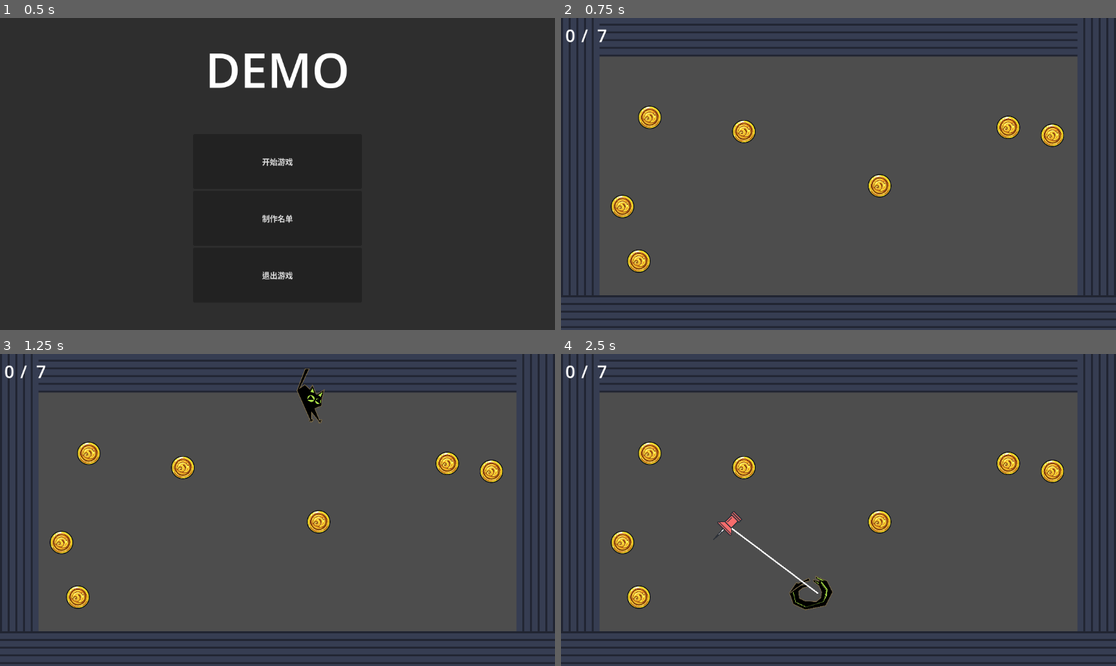
Above: before the commit, frames 1-4 (two rows, left to right).
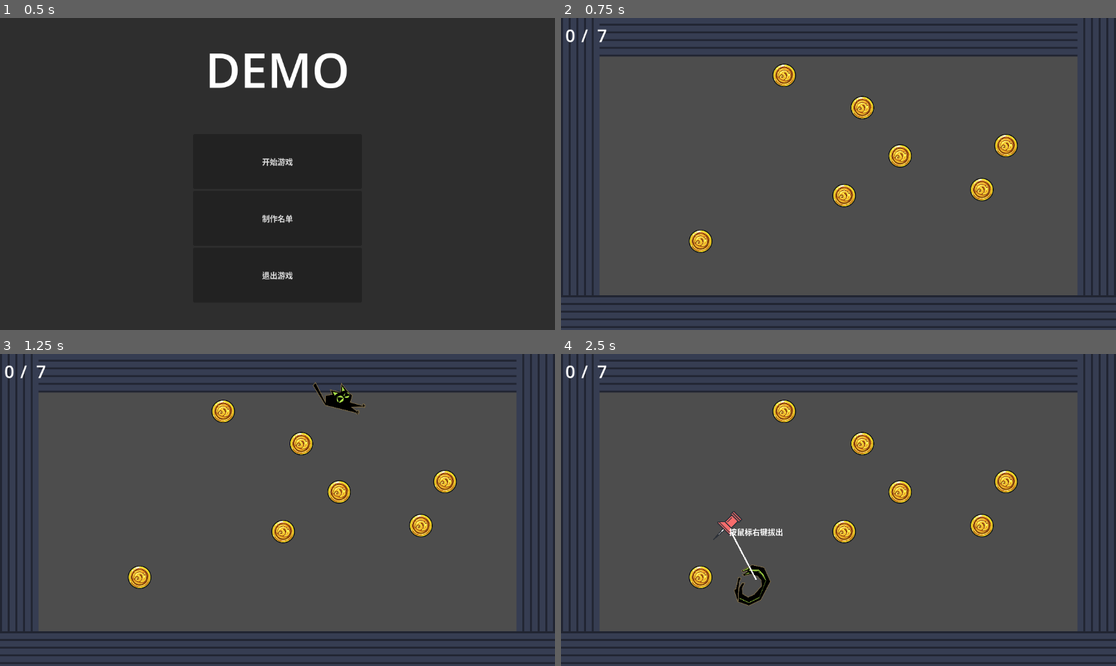
Above: after the commit, the same moments.

Repository: OVOAOVO/hajimi
Game: Godot game, scene res://level/开始界面.tscn
Two runs of this game, one before a commit and one after it. Both use one fixed random seed, a clock stepped at 60 frames per second and the inputs below. The engine's default icon, where the game draws it, is replaced by a stand-in: a white triangle on a blue panel in a dark square.
Inputs (mouse positions are in pixels of both pictures, inside the frame that each line leads up to):
- Up to frame 1 (0.5 s): no input
- Up to frame 2 (0.75 s): click "开始游戏" at 0.5 s
- Up to frame 3 (1.25 s): no input
- Up to frame 4 (2.5 s): tap Enter at 1.25 s; move the mouse to (960, 494) at 1.27 s; click (960, 494) at 1.42 s; move the mouse to (727, 525) at 2.02 s; click (727, 525) at 2.17 s

Frame 1 is identical in both runs. In frame 2, 3.5% of the frame differs, in the area x 8-91%, y 14-82%; in frame 3, 4.2%; in frame 4, 4.6%, in the area x 8-91%, y 14-83%.

Commit message:
第一次运行提示

Diff:
--- a/level/game1.tscn
+++ b/level/game1.tscn
@@ -1,16 +1,17 @@
 [gd_scene format=3 uid="uid://bgsr0iywlonv2"]
 
-[ext_resource type="Script" uid="uid://dfoo6pntfo23e" path="res://scripts/CoreLogic.gd" id="1_dquaa"]
+[ext_resource type="Script" uid="uid://c1ppcsdofop8r" path="res://scripts/CoreLogicFirst.gd" id="1_pfaae"]
 [ext_resource type="PackedScene" uid="uid://c11lsej2wglye" path="res://prefab/cat.tscn" id="2_mxirh"]
 [ext_resource type="PackedScene" uid="uid://c48sunbtl2f8y" path="res://prefab/map.tscn" id="3_ie7yk"]
 [ext_resource type="PackedScene" uid="uid://dig1ptu56oqdy" path="res://prefab/pin.tscn" id="4_mxirh"]
 [ext_resource type="PackedScene" uid="uid://ytuhgoau7n13" path="res://prefab/coin.tscn" id="5_ie7yk"]
+[ext_resource type="PackedScene" uid="uid://dd2admamutgyk" path="res://level/第一次运行提示.tscn" id="6_e6icd"]
 [ext_resource type="PackedScene" uid="uid://bxuxqhdboqiat" path="res://prefab/countPanel.tscn" id="6_fjfph"]
 [ext_resource type="PackedScene" uid="uid://bm3qe0sgoqhpu" path="res://level/暂停界面.tscn" id="7_x1dfo"]
 [ext_resource type="PackedScene" uid="uid://rbsjbm3rd6fn" path="res://level/结算界面.tscn" id="8_pfaae"]
 
 [node name="Game1" type="Node2D" unique_id=180356448 node_paths=PackedStringArray("tile_map")]
-script = ExtResource("1_dquaa")
+script = ExtResource("1_pfaae")
 cat_scene = ExtResource("2_mxirh")
 pin_scene = ExtResource("4_mxirh")
 coin_scene = ExtResource("5_ie7yk")
@@ -24,6 +25,9 @@
 [node name="Map" parent="." unique_id=1224135724 instance=ExtResource("3_ie7yk")]
 
 [node name="CanvasLayer" type="CanvasLayer" parent="." unique_id=1069455945]
+
+[node name="第一次运行提示" parent="CanvasLayer" unique_id=550227052 instance=ExtResource("6_e6icd")]
+visible = false
 
 [node name="CountPanel" parent="CanvasLayer" unique_id=1512344246 instance=ExtResource("6_fjfph")]
 offset_left = 9.0
--- /dev/null
+++ b/level/第一次运行提示.tscn
@@ -0,0 +1,23 @@
+[gd_scene format=3 uid="uid://dd2admamutgyk"]
+
+[node name="第一次运行提示" type="Control" unique_id=550227052]
+layout_mode = 3
+anchors_preset = 15
+anchor_right = 1.0
+anchor_bottom = 1.0
+grow_horizontal = 2
+grow_vertical = 2
+
+[node name="插入点" type="Label" parent="." unique_id=1264843992]
+visible = false
+layout_mode = 0
+offset_right = 40.0
+offset_bottom = 23.0
+text = "按鼠标左键插入锚点"
+
+[node name="拔出点" type="Label" parent="." unique_id=644895963]
+visible = false
+layout_mode = 0
+offset_right = 40.0
+offset_bottom = 23.0
+text = "按鼠标右键拔出"
--- /dev/null
+++ b/scripts/CoreLogicFirst.gd
@@ -0,0 +1,433 @@
+extends Node2D
+
+# ============================================================
+# 地图边界（世界坐标）
+# ============================================================
+const MAP_LEFT: float = 0.0
+const MAP_RIGHT: float = 1152.0
+const MAP_TOP: float = 0.0
+const MAP_BOTTOM: float = 648.0
+
+# 在地图外多远处生成
+const SPAWN_MARGIN: float = 120.0
+
+# ============================================================
+# 可配置参数
+# ============================================================
+@export var cat_scene: PackedScene          # 要生成的猫场景
+@export var pin_scene: PackedScene          # Pin 场景
+@export var coin_scene: PackedScene         # 金币场景
+@export var throw_duration: float = 1.0     # 投掷飞行时间（秒）
+@export var coin_count: int = 15            # 随机撒的金币数量
+@export var coin_margin: float = 40.0       # 金币离地图边缘的最小距离
+@export var tile_map: TileMapLayer = null   # 地图 TileMapLayer 引用
+# UI Label 引用（在 _ready 中自动查找）
+var _current_value_label: Label = null
+var _max_value_label: Label = null
+# 第一次运行提示引用
+var _first_tip_control: Control = null
+var _insert_label: Label = null
+var _remove_label: Label = null
+var _first_landing_done: bool = false
+var _pin_placed_once: bool = false
+
+# 重力（与 Cat.gd 保持一致）
+const GRAVITY: float = 980.0
+
+# 屏幕中心点（地图 1152×648 的正中央）
+const SCREEN_CENTER := Vector2(576.0, 324.0)
+
+# 当前唯一的 Pin 实例
+var _current_pin: Node2D = null
+# 投掷生成的猫引用（用于连线）
+var _current_cat: Node2D = null
+# 连线节点
+var _line: Line2D = null
+# 当前存活金币数量
+var _coin_alive_count: int = 0
+# 是否允许玩家输入（投掷动画结束后才开启）
+var _input_enabled: bool = false
+
+
+# ============================================================
+# 生命周期
+# ============================================================
+
+func _ready() -> void:
+	# 如果没在编辑器中指定 cat_scene，尝试自动加载
+	if cat_scene == null:
+		cat_scene = preload("res://prefab/cat.tscn")
+	if pin_scene == null:
+		pin_scene = preload("res://prefab/pin.tscn")
+	if coin_scene == null:
+		coin_scene = preload("res://prefab/coin.tscn")
+
+	# 从 CountPanel 场景中查找 UI Label
+	var panel := $CanvasLayer/CountPanel/BoxContainer
+	if panel:
+		_current_value_label = panel.get_node_or_null("currentValue")
+		_max_value_label = panel.get_node_or_null("maxValue")
+
+	# 获取第一次运行提示的引用
+	_first_tip_control = $CanvasLayer.get_node_or_null("第一次运行提示")
+	if _first_tip_control:
+		_insert_label = _first_tip_control.get_node_or_null("插入点")
+		_remove_label = _first_tip_control.get_node_or_null("拔出点")
+
+	# 随机撒金币
+	_spawn_coins()
+	# 设置 UI 最大值
+	if _max_value_label:
+		_max_value_label.text = str(coin_count)
+
+	# 只生成一次，扔向屏幕中心
+	spawn_and_throw_to_center()
+
+
+func _process(delta: float) -> void:
+	_update_line()
+	_update_first_tip()
+
+
+func _input(event: InputEvent) -> void:
+	# ESC 切换暂停界面显示/隐藏
+	if event is InputEventKey and event.pressed and event.keycode == KEY_ESCAPE:
+		var pause_panel := $CanvasLayer.get_node_or_null("暂停界面")
+		if pause_panel:
+			pause_panel.visible = not pause_panel.visible
+			get_tree().paused = pause_panel.visible
+		return
+
+	if not _input_enabled:
+		return
+	if event is InputEventMouseButton and event.pressed:
+		if event.button_index == MOUSE_BUTTON_LEFT:
+			# 左键：没有 Pin 时才创建新的
+			if _current_pin == null:
+				_place_pin(get_global_mouse_position())
+		elif event.button_index == MOUSE_BUTTON_RIGHT:
+			# 右键：删除 Pin，猫恢复自由弹跳
+			_remove_pin()
+
+
+# ============================================================
+# 公开方法
+# ============================================================
+
+## 生成一只猫，从地图外侧随机位置扔向屏幕中心
+func spawn_and_throw_to_center() -> Node2D:
+	return spawn_and_throw_to(_random_edge_spawn_pos(), SCREEN_CENTER)
+
+
+## 在指定地图外侧位置生成一只猫并扔向目标点
+func spawn_and_throw_to(spawn_pos: Vector2, target_pos: Vector2) -> Node2D:
+	if cat_scene == null:
+		push_error("CoreLogic: cat_scene 未设置！")
+		return null
+
+	var cat: Node2D = cat_scene.instantiate()
+	add_child(cat)
+	cat.position = spawn_pos
+
+	# 记录猫的引用，用于连线
+	_current_cat = cat
+
+	# 创建连线节点
+	if _line == null:
+		_line = Line2D.new()
+		_line.width = 3.0
+		_line.default_color = Color.WHITE
+		add_child(_line)
+
+	# 给 CharacterBody2D 挂载物理脚本，投掷期间先禁用
+	var body := cat.get_node_or_null("CharacterBody2D")
+	if body != null:
+		body.set_script(preload("res://scripts/CatController.gd"))
+		body.set_physics_process(false)
+
+	# 启动投掷动画，传入 body 以便结束后启用物理
+	_animate_throw(cat, body, spawn_pos, target_pos)
+	return cat
+
+
+# ============================================================
+# 内部方法
+# ============================================================
+
+## 在鼠标点击位置放置 Pin（始终只有一个，每次点击移位置）
+func _place_pin(at_position: Vector2) -> void:
+	if pin_scene == null:
+		return
+	if _current_pin == null:
+		_current_pin = pin_scene.instantiate()
+		add_child(_current_pin)
+	_current_pin.position = at_position
+
+	# 第一次放置 Pin：切换提示文字
+	if not _pin_placed_once:
+		_pin_placed_once = true
+		if _insert_label:
+			_insert_label.visible = false
+		if _remove_label:
+			_remove_label.visible = true
+
+	# 让猫绕 Pin 做圆周运动
+	_start_orbit_on_cat(at_position)
+
+
+## 删除 Pin，猫恢复自由弹跳
+func _remove_pin() -> void:
+	if _current_pin == null:
+		return
+	_current_pin.queue_free()
+	_current_pin = null
+
+	# 关闭所有提示
+	if _insert_label:
+		_insert_label.visible = false
+	if _remove_label:
+		_remove_label.visible = false
+	if _first_tip_control:
+		_first_tip_control.visible = false
+
+	# 猫恢复自由弹跳
+	_stop_orbit_on_cat()
+
+
+## 让猫开始/更新圆周运动，绕 center 旋转
+func _start_orbit_on_cat(center: Vector2) -> void:
+	if _current_cat == null or not is_instance_valid(_current_cat):
+		return
+	var body := _current_cat.get_node_or_null("CharacterBody2D")
+	if body == null:
+		return
+
+	if body.get("_orbiting"):
+		# 已经在绕圈，只更新中心
+		body.update_orbit_center(center)
+	else:
+		# 开始绕圈
+		body.start_orbit(center)
+
+
+## 让猫停止圆周运动，恢复自由弹跳
+func _stop_orbit_on_cat() -> void:
+	if _current_cat == null or not is_instance_valid(_current_cat):
+		return
+	var body := _current_cat.get_node_or_null("CharacterBody2D")
+	if body == null:
+		return
+	if body.get("_orbiting"):
+		body.stop_orbit()
+
+
+## 更新第一次运行提示位置：插入点/拔出点 Label 跟随猫上方 100px，不旋转
+func _update_first_tip() -> void:
+	if _current_cat == null or not is_instance_valid(_current_cat):
+		return
+	var body := _current_cat.get_node_or_null("CharacterBody2D")
+	if body == null:
+		return
+	# 只在物理启用后（猫已落地）才显示提示
+	if not body.is_physics_processing():
+		return
+	# 第一次落地时显示
+	if not _first_landing_done:
+		_first_landing_done = true
+		if _first_tip_control:
+			_first_tip_control.visible = true
+		if _insert_label:
+			_insert_label.visible = true
+
+	# 世界坐标 → 屏幕坐标
+	var cat_world_pos: Vector2 = body.global_position
+	var screen_pos := _world_to_screen(cat_world_pos)
+
+	# 将 Label 放在猫上方 100px，水平居中于猫
+	if _insert_label and _insert_label.visible:
+		_insert_label.position = screen_pos + Vector2.UP * 100 - _insert_label.size / 2.0
+	if _remove_label and _remove_label.visible:
+		_remove_label.position = screen_pos + Vector2.UP * 100 - _remove_label.size / 2.0
+
+## 世界坐标转屏幕坐标（CanvasLayer Control 坐标系）
+func _world_to_screen(world_pos: Vector2) -> Vector2:
+	var camera := get_viewport().get_camera_2d()
+	if camera == null:
+		return world_pos
+	var viewport_center := get_viewport().get_visible_rect().size / 2.0
+	var camera_center := camera.global_position + camera.offset
+	return world_pos - camera_center + viewport_center
+
+## 更新 Pin 到 Cat 的连线
+func _update_line() -> void:
+	if _line == null or _current_pin == null or _current_cat == null:
+		if _line != null:
+			_line.clear_points()
+		return
+	if not is_instance_valid(_current_cat):
+		_line.clear_points()
+		_current_cat = null
+		return
+
+	# 获取 Cat 的 CharacterBody2D 世界位置（物理体才是实际位置）
+	var body := _current_cat.get_node_or_null("CharacterBody2D")
+	var cat_pos: Vector2
+	if body != null:
+		cat_pos = body.global_position
+	else:
+		cat_pos = _current_cat.global_position
+
+	_line.clear_points()
+	_line.add_point(_current_pin.position)
+	_line.add_point(cat_pos)
+
+
+## 在地图内随机撒金币（避开 TileMapLayer 的物理碰撞区域）
+func _spawn_coins() -> void:
+	if coin_scene == null:
+		return
+	for i in range(coin_count):
+		var coin: Node2D = coin_scene.instantiate()
+		add_child(coin)
+		coin.position = _find_valid_coin_position()
+		# 连接 Area2D 的 body_entered 信号，猫碰到金币就消失
+		var area: Area2D = coin.get_node_or_null("Area2D")
+		if area:
+			area.body_entered.connect(_on_coin_body_entered.bind(coin))
+	_coin_alive_count = coin_count
+	_update_coin_ui()
+
+
+## 寻找一个不在 TileMapLayer 碰撞区域内的随机金币位置
+func _find_valid_coin_position() -> Vector2:
+	const MAX_ATTEMPTS := 100
+	for _attempt in range(MAX_ATTEMPTS):
+		var pos := Vector2(
+			randf_range(MAP_LEFT + coin_margin, MAP_RIGHT - coin_margin),
+			randf_range(MAP_TOP + coin_margin, MAP_BOTTOM - coin_margin)
+		)
+		if _is_position_free(pos):
+			return pos
+	# 兜底：返回最后一次随机位置（即使可能被占用）
+	return Vector2(
+		randf_range(MAP_LEFT + coin_margin, MAP_RIGHT - coin_margin),
+		randf_range(MAP_TOP + coin_margin, MAP_BOTTOM - coin_margin)
+	)
+
+
+## 检查某个世界坐标位置是否没有 TileMapLayer 物理碰撞
+func _is_position_free(world_pos: Vector2) -> bool:
+	if tile_map == null:
+		return true
+	var tile_coords := tile_map.local_to_map(world_pos)
+	var tile_data := tile_map.get_cell_tile_data(tile_coords)
+	if tile_data == null:
+		return true
+	# physics_layer 0 有碰撞多边形 → 该位置被占用
+	return tile_data.get_collision_polygons_count(0) == 0
+
+
+## 刷新金币 UI（已收集数量 / 总数量）
+func _update_coin_ui() -> void:
+	if _current_value_label:
+		_current_value_label.text = str(coin_count - _coin_alive_count)
+
+
+## 显示结算界面并暂停游戏
+func _show_settlement() -> void:
+	var settlement := $CanvasLayer.get_node_or_null("结算界面")
+	if settlement:
+		settlement.process_mode = Node.PROCESS_MODE_WHEN_PAUSED
+		settlement.visible = true
+		get_tree().paused = true
+
+
+## 猫碰到金币时触发，让金币消失（仅在圆周旋转模式下生效）
+func _on_coin_body_entered(body: Node2D, coin: Node2D) -> void:
+	if _current_cat == null or not is_instance_valid(_current_cat):
+		return
+	var cat_body := _current_cat.get_node_or_null("CharacterBody2D")
+	if body != cat_body or not is_instance_valid(coin):
+		return
+	# 只有在圆周运动（_orbiting == true）时才吃掉金币
+	if not cat_body.get("_orbiting"):
+		return
+	coin.queue_free()
+	_coin_alive_count -= 1
+	_update_coin_ui()
+	# 金币吃完了 → 显示结算界面并暂停
+	if _coin_alive_count <= 0:
+		_show_settlement()
+
+
+## 随机选择地图四条边之一的外侧位置
+func _random_edge_spawn_pos() -> Vector2:
+	var edge := randi() % 4
+	match edge:
+		0: # 上方
+			return Vector2(
+				randf_range(MAP_LEFT, MAP_RIGHT),
+				MAP_TOP - randf_range(SPAWN_MARGIN * 0.5, SPAWN_MARGIN)
+			)
+		1: # 下方
+			return Vector2(
+				randf_range(MAP_LEFT, MAP_RIGHT),
+				MAP_BOTTOM + randf_range(SPAWN_MARGIN * 0.5, SPAWN_MARGIN)
+			)
+		2: # 左侧
+			return Vector2(
+				MAP_LEFT - randf_range(SPAWN_MARGIN * 0.5, SPAWN_MARGIN),
+				randf_range(MAP_TOP, MAP_BOTTOM)
+			)
+		_: # 右侧
+			return Vector2(
+				MAP_RIGHT + randf_range(SPAWN_MARGIN * 0.5, SPAWN_MARGIN),
+				randf_range(MAP_TOP, MAP_BOTTOM)
+			)
+
+
+## 使用 Tween 播放抛体投掷动画，落地后自动启用物理
+func _animate_throw(cat: Node2D, body: Node2D, from: Vector2, to: Vector2) -> void:
+	var T := throw_duration
+
+	# 抛体运动：计算初速度，使猫在 T 秒后到达目标点
+	# x(t) = x0 + vx * t
+	# y(t) = y0 + vy * t + 0.5 * g * t²
+	var vx := (to.x - from.x) / T
+	var vy := (to.y - from.y - 0.5 * GRAVITY * T * T) / T
+
+	var tween := create_tween()
+	tween.set_parallel(true)
+	tween.set_trans(Tween.TRANS_LINEAR)
+
+	# 用抛体公式逐帧更新位置（自动形成真实抛物线）
+	tween.tween_method(
+		func(t: float):
+			if not is_instance_valid(cat):
+				return
+			var elapsed := t * T
+			cat.position = Vector2(
+				from.x + vx * elapsed,
+				from.y + vy * elapsed + 0.5 * GRAVITY * elapsed * elapsed
+			),
+		0.0, 1.0, T
+	)
+
+	# 飞行中旋转
+	var spins := randf_range(1.0, 2.0)
+	tween.tween_property(cat, "rotation", TAU * spins * signf(vx), T)
+
+	# 落地后启用物理，让猫开始自由弹跳，同时开放玩家输入
+	tween.chain().tween_callback(
+		func():
+			if is_instance_valid(body):
+				# 先同步 CharacterBody2D 的世界位置
+				body.global_position = cat.global_position
+				body.velocity = Vector2(randf_range(-200, 200), randf_range(-300, -100))
+				body.set_physics_process(true)
+				# 切换为 Roll 动画
+				var sprite: AnimatedSprite2D = body.get_node_or_null("AnimatedSprite2D")
+				if sprite:
+					sprite.play("Roll")
+			_input_enabled = true
+	)
Not shown, added: scripts/CoreLogicFirst.gd.uid
